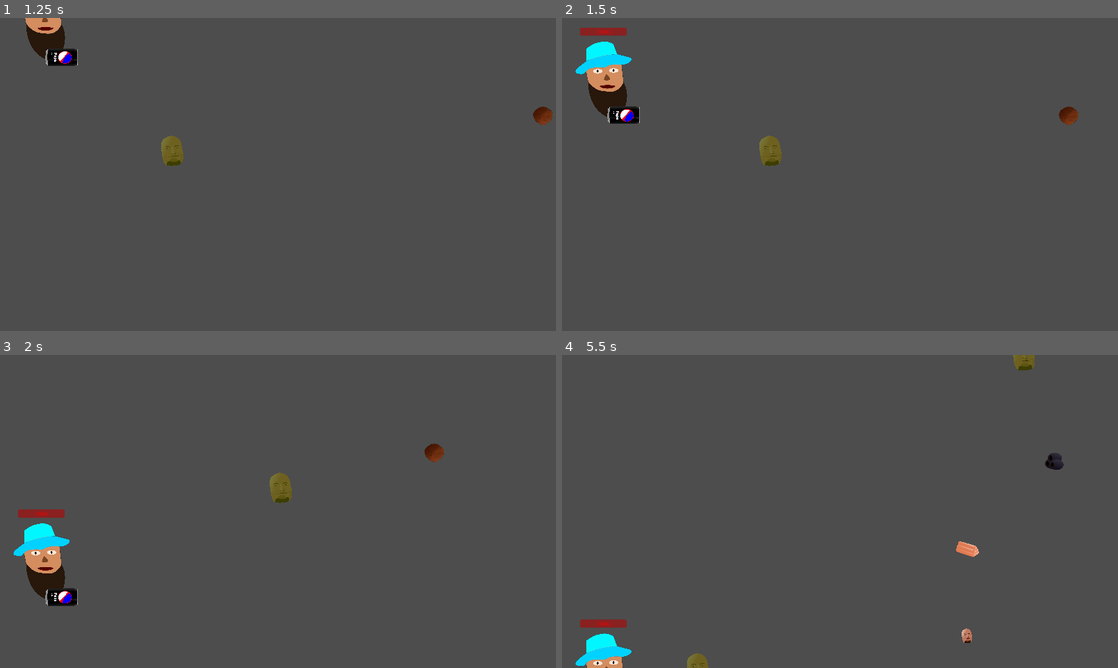
Above: before the commit, frames 1-4 (two rows, left to right).
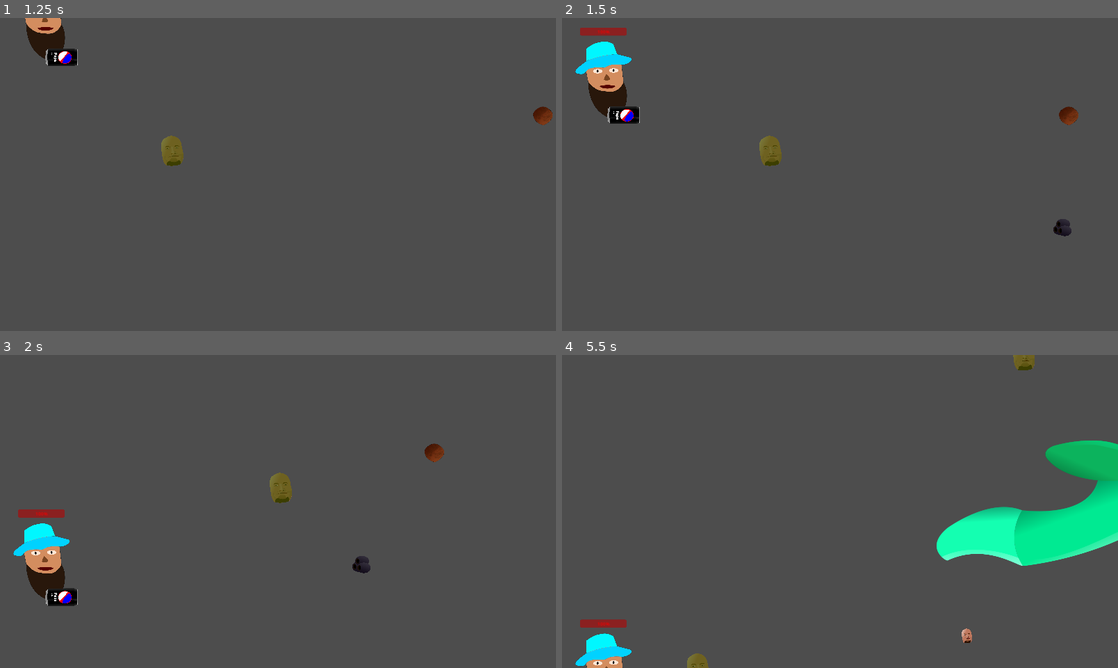
Above: after the commit, the same moments.

Repository: Seakorv/SmokeCheesesOfPapaTrouga
Game: Godot game, scene res://Scenes/kivikyläland.tscn
Two runs of this game, one before a commit and one after it. Both use one fixed random seed, a clock stepped at 60 frames per second and the inputs below. This scene is started directly instead of the project's main scene. The engine's default icon, where the game draws it, is replaced by a stand-in: a white triangle on a blue panel in a dark square.
Inputs:
- Up to frame 1 (1.25 s): tap Enter at 0.5 s; hold W (move_up) from 0.53 s (still down); tap E (shoot_geenade) at 0.6 s
- Up to frame 2 (1.5 s): release W (move_up) at 1.28 s; hold S (move_down) from 1.28 s (still down); tap R (shoot_juuso) at 1.35 s
- Up to frame 3 (2 s): keep holding S (move_down)
- Up to frame 4 (5.5 s): release S (move_down) at 2.03 s; hold W (move_up) 2.03-3.53 s; tap one key every 0.75 s from 2.1 s: Space (shoot_pepemake) E (shoot_geenade) R (shoot_juuso) Space (shoot_pepemake) E (shoot_geenade); hold S (move_down) from 3.53 s (still down)

Frame 1 is identical in both runs. In frame 2, 0.1% of the frame differs, in the area x 88-92%, y 64-70%; in frame 3, 0.1%; in frame 4, 6.5%, in the area x 67-100%, y 27-68%.

Commit message:
simple explosion added for bosses

Diff:
--- /dev/null
+++ b/Scenes/explosion.tscn
@@ -0,0 +1,12 @@
+[gd_scene load_steps=3 format=3 uid="uid://cd61eguixx3wn"]
+
+[ext_resource type="Texture2D" uid="uid://d27bf05vlbroh" path="res://icon.svg" id="1_n2rrp"]
+[ext_resource type="Script" path="res://Scripts/Enemyexplosion.gd" id="2_hlfvo"]
+
+[node name="Main" type="Node2D"]
+
+[node name="Enemy" type="Sprite2D" parent="."]
+self_modulate = Color(1, 0, 0, 1)
+position = Vector2(952, 526)
+texture = ExtResource("1_n2rrp")
+script = ExtResource("2_hlfvo")
--- /dev/null
+++ b/Scenes/explosion_particle.tscn
@@ -0,0 +1,38 @@
+[gd_scene load_steps=6 format=3 uid="uid://bwjtjvlobuu3j"]
+
+[sub_resource type="Gradient" id="Gradient_vuoel"]
+offsets = PackedFloat32Array(0, 0.5, 1)
+colors = PackedColorArray(1, 1, 1, 1, 0.997976, 0.997976, 0.997976, 0.934426, 0.969137, 0.969137, 0.969137, 0)
+
+[sub_resource type="GradientTexture1D" id="GradientTexture1D_ds5j2"]
+gradient = SubResource("Gradient_vuoel")
+
+[sub_resource type="Curve" id="Curve_0cb38"]
+_data = [Vector2(0, 1), 0.0, 0.0, 0, 0, Vector2(1, 0), 0.0, 0.0, 0, 0]
+point_count = 2
+
+[sub_resource type="CurveTexture" id="CurveTexture_bgkvk"]
+curve = SubResource("Curve_0cb38")
+
+[sub_resource type="ParticleProcessMaterial" id="ParticleProcessMaterial_ilt5o"]
+lifetime_randomness = 0.5
+particle_flag_disable_z = true
+spread = 180.0
+initial_velocity_min = 250.0
+initial_velocity_max = 500.0
+gravity = Vector3(2.08165e-12, 2.08165e-12, 2.08165e-12)
+scale_min = 10.0
+scale_max = 10.0
+scale_curve = SubResource("CurveTexture_bgkvk")
+color_ramp = SubResource("GradientTexture1D_ds5j2")
+hue_variation_min = -0.2
+hue_variation_max = 0.2
+
+[node name="GPUParticles2D" type="GPUParticles2D"]
+self_modulate = Color(0.870588, 0, 0, 1)
+emitting = false
+amount = 1000
+process_material = SubResource("ParticleProcessMaterial_ilt5o")
+lifetime = 2.0
+one_shot = true
+explosiveness = 1.0
--- a/Scenes/seakorv_phase_two_ai.tscn
+++ b/Scenes/seakorv_phase_two_ai.tscn
@@ -36,6 +36,10 @@
 [node name="GoldenMeatBallTimer" parent="." index="11"]
 wait_time = 1.0
 
+[node name="MiniThiniDeathTimer" type="Timer" parent="." index="12"]
+wait_time = 0.5
+
 [connection signal="timeout" from="JtAttack" to="." method="_on_jt_attack_timeout"]
 [connection signal="timeout" from="PrepareforJtTimer" to="." method="_on_preparefor_jt_timer_timeout"]
 [connection signal="timeout" from="PrepareforJtTimerAnti" to="." method="_on_preparefor_jt_timer_anti_timeout"]
+[connection signal="timeout" from="MiniThiniDeathTimer" to="." method="_on_mini_thini_death_timer_timeout"]
--- /dev/null
+++ b/Scripts/Enemyexplosion.gd
@@ -0,0 +1,17 @@
+extends Sprite2D
+
+@export var deathParticle : PackedScene
+
+func _ready():
+	await(get_tree().create_timer(1).timeout)
+	kill()
+
+
+func kill():
+	var _particle = deathParticle.instantiate()
+	_particle.position = global_position
+	_particle.rotation = global_rotation
+	_particle.emitting = true
+	add_child(_particle)
+
+	queue_free()
--- a/Scripts/boss.gd
+++ b/Scripts/boss.gd
@@ -1,4 +1,17 @@
 class_name Boss extends Area2D
 
+@onready var explosion = preload("res://Scenes/explosion_particle.tscn")
 var is_dead = false
 signal dying_event(is_dead)
+
+
+func die():
+	pass
+
+
+func boss_explosion():
+	print("pum")
+	var _particle = explosion.instantiate()
+	_particle.position = global_position
+	_particle.emitting = true
+	get_tree().current_scene.add_child(_particle)
--- a/Scripts/jt_nd.gd
+++ b/Scripts/jt_nd.gd
@@ -22,6 +22,7 @@
 
 func death():
 	queue_free()
+	boss_explosion()
 	is_dead = true
 	dying_event.emit(is_dead)
 
--- a/Scripts/juuso_kevennys.gd
+++ b/Scripts/juuso_kevennys.gd
@@ -24,9 +24,8 @@
 
 func _on_area_entered(area):
 	if area is Food or Burgund_Stew:
-		if area != korvip1:
-			area.die()
-			eat_food()
+		area.die()
+		eat_food()
 		if !timer_started:
 			print("timer starting")
 			timer_started = true
--- a/Scripts/kivikyläland.gd
+++ b/Scripts/kivikyläland.gd
@@ -4,6 +4,7 @@
 @export var bossScenes: Array[PackedScene] = []
 ## How many geenades does PapaT have?
 @export var how_many_geenades = 10
+
 
 @onready var player_spawn = $SpawnPosition
 @onready var pepe_make_ase = $PepeMakeAse
@@ -16,6 +17,7 @@
 @onready var boss_container = $BossContainer
 
 
+
 var how_many_food = 0
 var player = null
 var boss = null
@@ -69,11 +71,11 @@
 #Timer for first food spawns before Rixa
 func _on_food_spawn_timer_one_timeout():
 	#test
-	#if how_many_food == 0:
+	if how_many_food == 0:
 		#spawn_juuso()
-		#spawn_boss(3)
-		#timer1.stop()
-		#timer5.start()
+		#spawn_boss(1)
+		timer1.stop()
+		timer5.start()
 		#spawn_juuso()
 	#
 	how_many_food += 1
@@ -238,7 +240,7 @@
 			spawn_stew(0.8)
 	if how_many_food >= 200:
 		pass
-	if how_many_food == 250:
+	if how_many_food == 2:
 		timer5.stop()
 		spawn_final_scene()
 		how_many_food = 0
--- a/Scripts/rixa.gd
+++ b/Scripts/rixa.gd
@@ -29,6 +29,7 @@
 
 func death():
 	queue_free()
+	boss_explosion()
 	is_dead = true
 	dying_event.emit(is_dead)
 	shoot_timer.stop()
--- a/Scripts/seakorv.gd
+++ b/Scripts/seakorv.gd
@@ -2,6 +2,7 @@
 
 var olive_scene = preload("res://Scenes/olives.tscn")
 var burgund_scene = preload("res://Scenes/burgund_stew.tscn")
+var p2death = false
 
 signal olives_shot(olive_scene, location)
 signal burgund_shot(burgund_scene, location)
@@ -52,6 +53,8 @@
 
 func death():
 	queue_free()
+	if p2death:
+		boss_explosion()
 	is_dead = true
 	dying_event.emit(is_dead)
 
--- a/Scripts/seakorv_phase_two_ai.gd
+++ b/Scripts/seakorv_phase_two_ai.gd
@@ -11,9 +11,11 @@
 @onready var jt_attack_timer = $JtAttack
 @onready var prep_for_jt_timer = $PrepareforJtTimer
 @onready var anti_prep_for_jt_timer = $PrepareforJtTimerAnti
+@onready var mini_thini_death_timer = $MiniThiniDeathTimer
 
 # Called when the node enters the scene tree for the first time.
 func _ready():
+	korvi.p2death = true
 	korvi.olives_shot.connect(_on_olives_shot)
 	korvi.burgund_shot.connect(_on_burgund_shot)
 	korvi.olives_has_been_shot.connect(_korvi_start_teleports)
@@ -38,6 +40,7 @@
 	jt_attack_timer.stop()
 	prep_for_jt_timer.stop()
 	anti_prep_for_jt_timer.stop()
+	mini_thini_death_timer.start()
 
 func _on_jt_attack_timeout():
 	eager_edge_counter += 1
@@ -90,3 +93,9 @@
 		korvi.olive_timer.start()
 		make_korvi_child()
 		is_korvi_child = false
+
+
+func _on_mini_thini_death_timer_timeout():
+	var miniboss = mini_boss_scenes[0].instantiate()
+	miniboss.global_position = Vector2(0, 0)
+	mini_boss_container.add_child(miniboss)
--- a/Scripts/smiq.gd
+++ b/Scripts/smiq.gd
@@ -35,6 +35,7 @@
 
 func death():
 	queue_free()
+	boss_explosion()
 	is_dead = true
 	dying_event.emit(is_dead)
 	shoot_timer.stop()
--- a/Scripts/thicc_boi.gd
+++ b/Scripts/thicc_boi.gd
@@ -32,6 +32,7 @@
 
 func death():
 	queue_free()
+	boss_explosion()
 	is_dead = true
 	dying_event.emit(is_dead)
 
--- a/Scripts/thini_boi.gd
+++ b/Scripts/thini_boi.gd
@@ -20,6 +20,7 @@
 
 func death():
 	queue_free()
+	boss_explosion()
 	lorenz_timer.stop()
 	is_dead = true
 	dying_event.emit(is_dead)
Not shown: 1 places in Scenes/seakorv_phase_one_ai.tscn that only renumber resources
